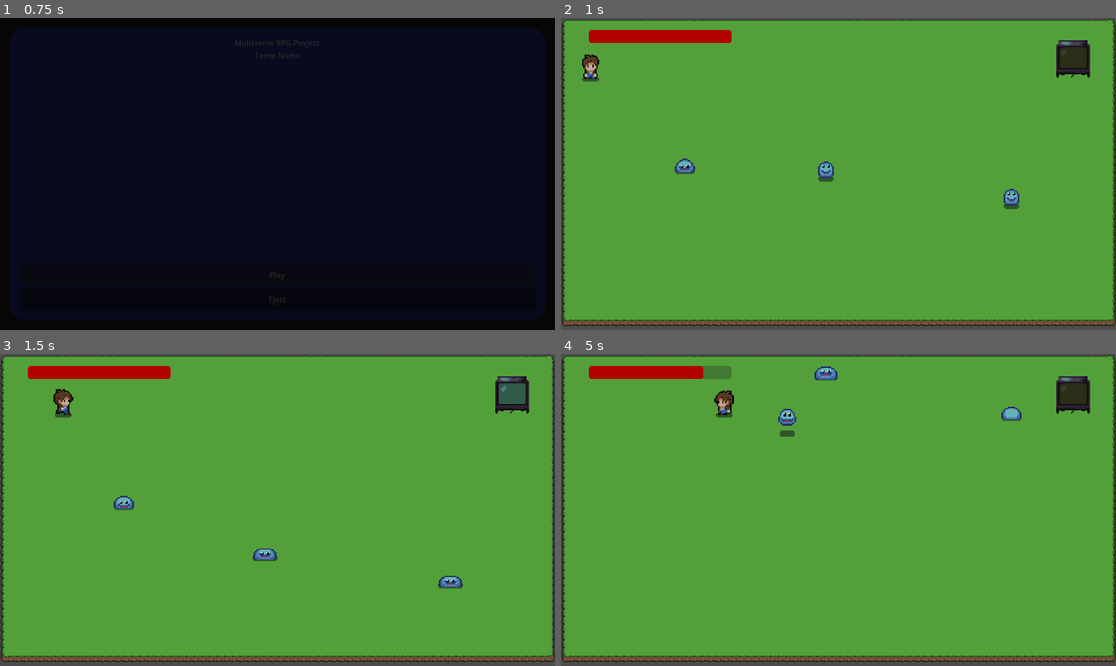
Above: before the commit, frames 1-4 (two rows, left to right).
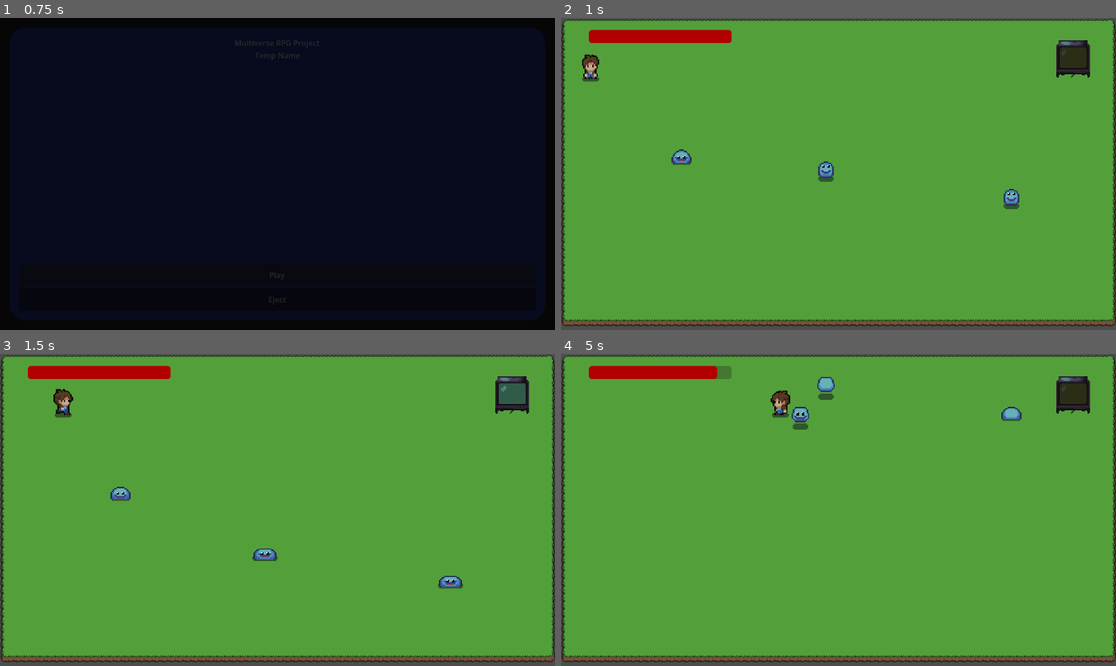
Above: after the commit, the same moments.

Repository: CCV-JamesNye/multiverse-rpg-project
Game: Godot game, scene res://Scenes/UI/MainMenu.tscn
Two runs of this game, one before a commit and one after it. Both use one fixed random seed, a clock stepped at 60 frames per second and the inputs below.
Inputs:
- Up to frame 1 (0.75 s): click "Play" at 0.5 s
- Up to frame 2 (1 s): no input
- Up to frame 3 (1.5 s): tap Enter at 1.25 s; hold Right (move_right) from 1.28 s (still down)
- Up to frame 4 (5 s): release Right (move_right) at 2.03 s; hold Down (move_down) 2.03-2.78 s; hold Right (move_right) 2.78-3.53 s; hold Up (move_up) 3.53-4.28 s; hold Left (move_left) from 4.28 s (still down)

Frame 1 is identical in both runs. In frame 2, 0.3% of the frame differs, in the area x 19-25%, y 42-51%; in frame 3, 0.3%; in frame 4, 1.3%, in the area x 25-50%, y 3-27%.

Commit message:
Attempted Knockback
Attempted to give the Player and Idle Chaser knockback. Will be reverted.

Diff:
--- a/Scenes/Game Manager/Scripts/game_manager.gd
+++ b/Scenes/Game Manager/Scripts/game_manager.gd
@@ -1,4 +1,6 @@
 extends Node
+
+var enemy_direction
 
 func plr_die():
 	await SceneTransition.fade_to_black()
--- a/Scenes/Player/Scripts/player.gd
+++ b/Scenes/Player/Scripts/player.gd
@@ -7,14 +7,20 @@
 var max_health : int = 10
 var death_anim : bool = false
 signal health_update (int)
+var enemies
+var is_input_allowed : bool = true
 
 @onready var animated_sprite_2d: AnimatedSprite2D = $AnimatedSprite2D
 @onready var hurtbox: Area2D = $HurtBox
+@onready var collision: CollisionShape2D = $Collision
+@onready var hit_timer: Timer = $HitTimer
 
 # Called when the node enters the scene tree for the first time.
 func _ready() -> void:
+	enemies = get_tree().get_first_node_in_group("enemies")
 	hurtbox.send_damage.connect(take_damage)
 	animated_sprite_2d.play("idle_down")
+	hit_timer.timeout.connect(stop_hit_movement)
 	pass # Replace with function body.
 
 # Called every frame. 'delta' is the elapsed time since the previous frame.
@@ -23,22 +29,22 @@
 	var direction : Vector2 = Vector2.ZERO
 
 	# Reads input
-	if Input.is_action_pressed("move_right"):
+	if Input.is_action_pressed("move_right") && is_input_allowed == true:
 		facing = "right"
 		play_anim(1)
 		direction.x += 1
 		direction.y = 0
-	if Input.is_action_pressed("move_left"):
+	if Input.is_action_pressed("move_left") && is_input_allowed == true:
 		facing = "left"
 		play_anim(1)
 		direction.x -= 1
 		direction.y = 0
-	if Input.is_action_pressed("move_down"):
+	if Input.is_action_pressed("move_down") && is_input_allowed == true:
 		facing = "down"
 		play_anim(1)
 		direction.y += 1
 		direction.x = 0
-	if Input.is_action_pressed("move_up"):
+	if Input.is_action_pressed("move_up") && is_input_allowed == true:
 		facing = "up"
 		play_anim(1)
 		direction.y -= 1
@@ -80,9 +86,17 @@
 
 func take_damage(damage: int) -> void:
 	health -= damage
+	if GameManager.enemy_direction == "down":
+		velocity.y += 150
+	is_input_allowed = false
+	hit_timer.start()
 	health_update.emit(health)
 	if health <= 0:
 		die()
 
 func die() -> void:
 	GameManager.plr_die()
+
+func stop_hit_movement() -> void:
+	velocity = Vector2.ZERO
+	is_input_allowed = true
--- a/Scenes/Player/player.tscn
+++ b/Scenes/Player/player.tscn
@@ -459,3 +459,6 @@
 value = 10.0
 show_percentage = false
 script = SubResource("GDScript_xpcdj")
+
+[node name="HitTimer" type="Timer" parent="." unique_id=1066145397]
+wait_time = 0.321
--- a/Scenes/Worlds/Template/Enemies/Idle Chaser Template/Scripts/idle_chaser_template.gd
+++ b/Scenes/Worlds/Template/Enemies/Idle Chaser Template/Scripts/idle_chaser_template.gd
@@ -6,14 +6,19 @@
 @onready var player_detector: Area2D = $PlayerDetector
 @onready var chase_timer: Timer = $ChaseTimer
 @onready var idle_timer: Timer = $IdleTimer
+@onready var hit_timer: Timer = $HitTimer
+@onready var wait_to_chase_timer: Timer = $WaitToChaseTimer
 
 @export var patrol_speed: float = 110.0
 var direction : Vector2 = Vector2.DOWN
 var facing = "down"
-enum state {IDLE, PATROL, CHASE, START}
+enum state {IDLE, PATROL, CHASE, START, HIT_PLAYER}
 var current_state : state = state.IDLE
 var player_target = Player
 @onready var start_position
+var current_position
+@onready var hitbox: HitBox = $HitBox
+var can_chase : bool = true
 
 func _ready() -> void:
 	player_target = get_tree().get_first_node_in_group("player")
@@ -22,6 +27,13 @@
 	player_detector.body_exited.connect(player_left)
 	chase_timer.timeout.connect(end_chase)
 	idle_timer.timeout.connect(return_to_start)
+	hitbox.area_entered.connect(change_state_to_hit)
+	hit_timer.timeout.connect(stop_hit_movement)
+	wait_to_chase_timer.timeout.connect(start_chase)
+
+func _process(_delta: float) -> void:
+	GameManager.enemy_direction = facing
+	printerr(current_state)
 
 func _physics_process(delta: float) -> void:
 	match current_state:
@@ -33,6 +45,8 @@
 			handle_chase()
 		state.START:
 			handle_start()
+		state.HIT_PLAYER:
+			handle_hitplayer()
 
 	move_and_collide(velocity * delta)
 
@@ -68,6 +82,7 @@
 	direction = collision_shape_2d.global_position.direction_to(player_target.global_position)
 
 	idle_timer.stop()
+	wait_to_chase_timer.stop()
 	if facing == "down":
 		animated_sprite_2d.play("run_down")
 	elif facing == "up":
@@ -91,7 +106,17 @@
 func check_for_player(body : Node2D) -> void:
 	if body is Player:
 		chase_timer.stop()
-		current_state = state.CHASE
+		wait_to_chase_timer.start()
+
+func start_chase() -> void:
+	current_state = state.CHASE
+
+func handle_hitplayer() -> void:
+	can_chase = false
+	animated_sprite_2d.play("idle_down")
+	hit_timer.start()
+	if facing == "down":
+		velocity.y -= 150
 
 func player_left(body : Node2D) -> void:
 	if body is Player:
@@ -104,3 +129,10 @@
 
 func return_to_start() -> void:
 	current_state = state.START
+
+func stop_hit_movement() -> void:
+	can_chase = true
+	handle_chase()
+
+func change_state_to_hit() -> void:
+	current_state = state.HIT_PLAYER
--- a/Scenes/Worlds/Template/Enemies/Idle Chaser Template/idle_chaser_template.tscn
+++ b/Scenes/Worlds/Template/Enemies/Idle Chaser Template/idle_chaser_template.tscn
@@ -401,7 +401,7 @@
 [sub_resource type="RectangleShape2D" id="RectangleShape2D_fj507"]
 size = Vector2(38, 15)
 
-[node name="IdleChaser" type="CharacterBody2D" unique_id=1312114128]
+[node name="IdleChaser" type="CharacterBody2D" unique_id=1312114128 groups=["enemies"]]
 collision_layer = 4
 collision_mask = 11
 script = ExtResource("1_hd8xb")
@@ -421,7 +421,6 @@
 collision_mask = 2
 
 [node name="CollisionShape2D" type="CollisionShape2D" parent="PlayerDetector" unique_id=743717957]
-visible = false
 position = Vector2(0, -5.5)
 shape = SubResource("CircleShape2D_82mv1")
 
@@ -452,3 +451,8 @@
 [node name="IdleTimer" type="Timer" parent="." unique_id=486494404]
 wait_time = 1.5
 one_shot = true
+
+[node name="HitTimer" type="Timer" parent="." unique_id=1519238075]
+wait_time = 0.321
+
+[node name="WaitToChaseTimer" type="Timer" parent="." unique_id=32136322]
--- a/Scenes/Worlds/Test World/test_level.tscn
+++ b/Scenes/Worlds/Test World/test_level.tscn
@@ -88,4 +88,4 @@
 position = Vector2(61, 129)
 
 [node name="Idle Chaser Template" parent="." unique_id=1242787098 instance=ExtResource("4_bgdui")]
-position = Vector2(257, 325)
+position = Vector2(250, 306)
--- a/project.godot
+++ b/project.godot
@@ -24,6 +24,7 @@
 [global_group]
 
 player=""
+enemies=""
 
 [input]
 
